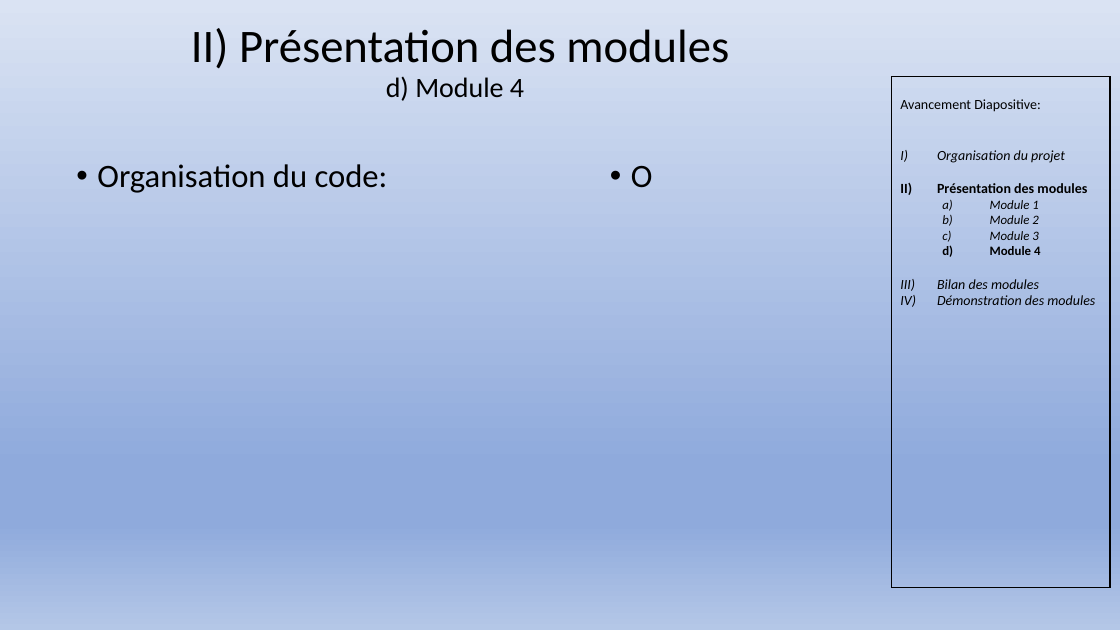
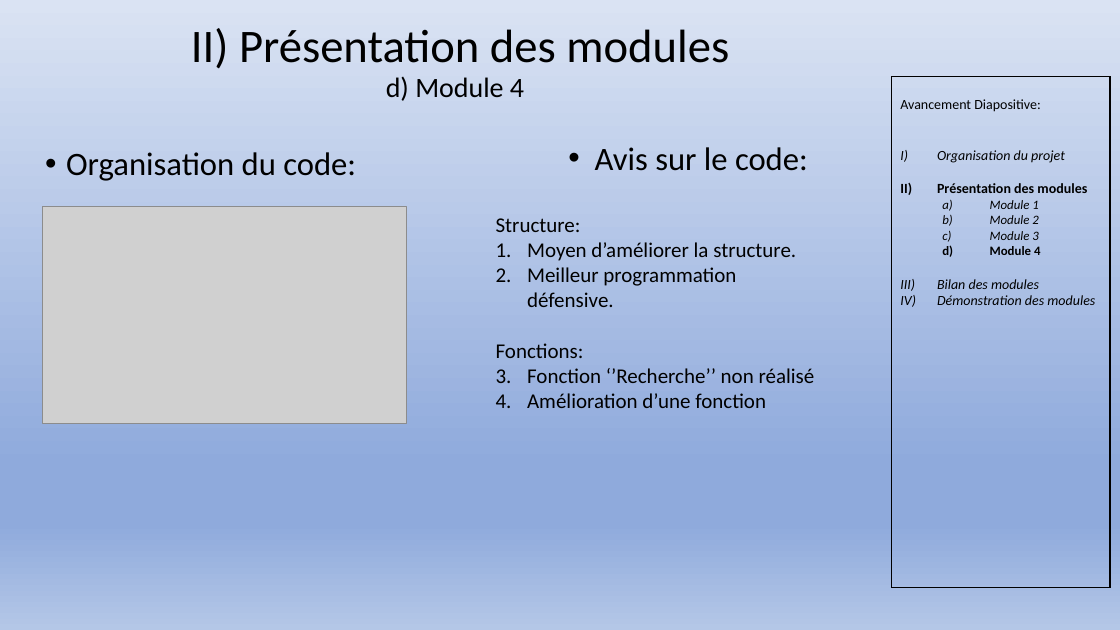
Before and after one commit to Exia-Jellyfish/UE-1-Projet-Grp7, a slide deck: slide 8 of PROJET 1 UE 1 diapositive.pptx. Drawn at 1120x630 pixels with LibreOffice and Linux fonts; fonts in the diff are those of the drawing; grey boxes stand for pictures. Boxes give left, top, right and bottom in pixels: in the first picture for what was removed or moved away, otherwise in the second. Text is boxed around its words. In the diff, an @@ line names an element or a change of style, - is before the commit and + after.

Commit message:
final

```diff
--- a/PROJET 1 UE 1 diapositive.pptx
+++ b/PROJET 1 UE 1 diapositive.pptx
@@ text "Organisation du code:": place and size @@
-text "Organisation du code:" at (97,164,388,193)
+text "Organisation du code:" at (66,152,356,181)
@@ text added at (595,147,808,171), 28 pt, text #000000 @@
+• Avis sur le code:
@@ text removed at (631,165,653,188) @@
-• O
@@ picture added at (43,207,406,423) @@
@@ text added at (496,218,815,408), 18 pt, text #000000 @@
+Structure:
+1. Moyen d’améliorer la structure.
+2. Meilleur programmation défensive.
+Fonctions:
+1. Fonction ‘’Recherche’’ non réalisé
+2. Amélioration d’une fonction
```
Also in this commit, not shown: 1 other slide changed.
